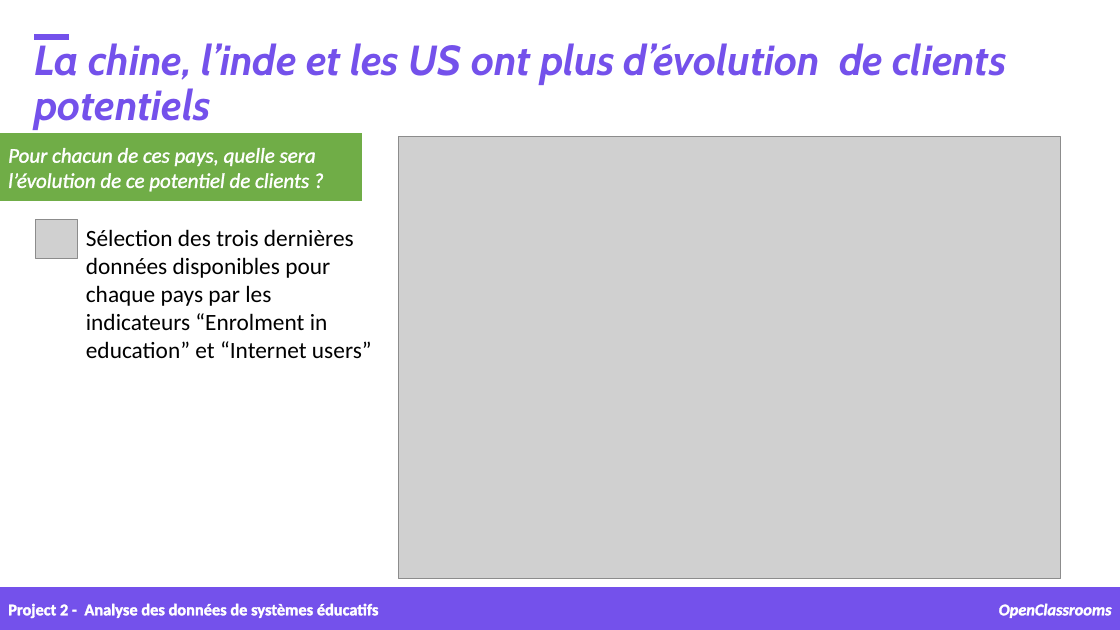
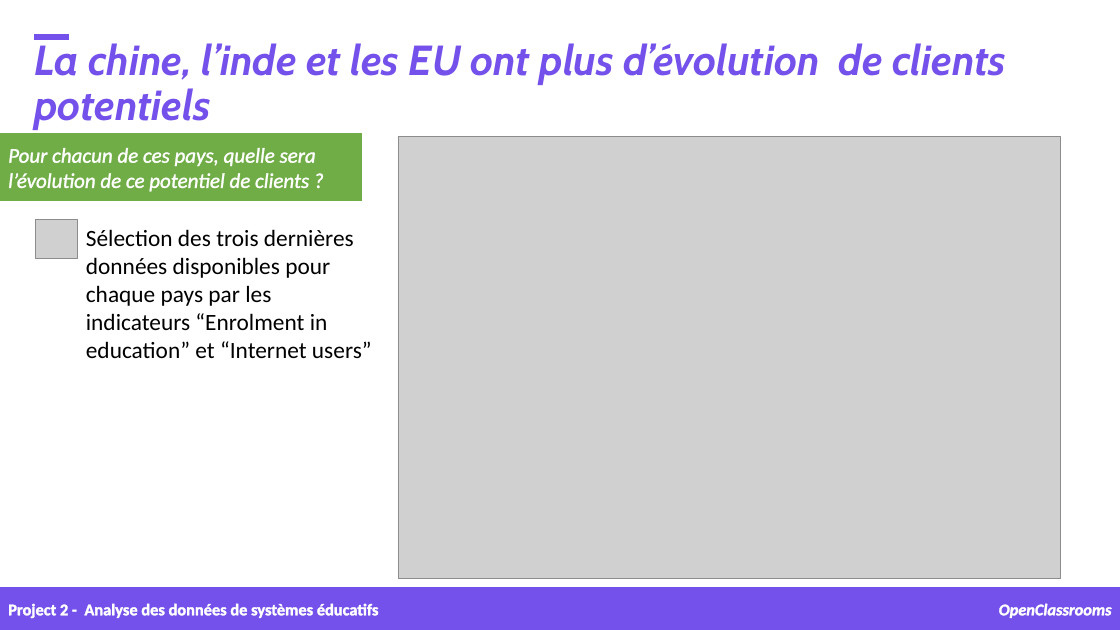
Before and after one commit to samirhinojosa/OC-P2-education-statistics, a slide deck: slide 17 of supports/P2_02_presentation v2 - final.pptx. Drawn at 1120x630 pixels with LibreOffice and Linux fonts; fonts in the diff are those of the drawing; grey boxes stand for pictures; background and template pictures are left out. Boxes give left, top, right and bottom in pixels: in the first picture for what was removed or moved away, otherwise in the second. Text is boxed around its words. In the diff, an @@ line names an element or a change of style, - is before the commit and + after.

```diff
--- a/supports/P2_02_presentation v2 - final.pptx
+++ b/supports/P2_02_presentation v2 - final.pptx
@@ text at box(34, 43, 1006, 130): text changed @@
-La chine, l’inde et les US ont plus d’évolution de clients potentiels
+La chine, l’inde et les EU ont plus d’évolution de clients potentiels
```
Also in this commit, not shown: 8 other slides changed, 5 other files.
